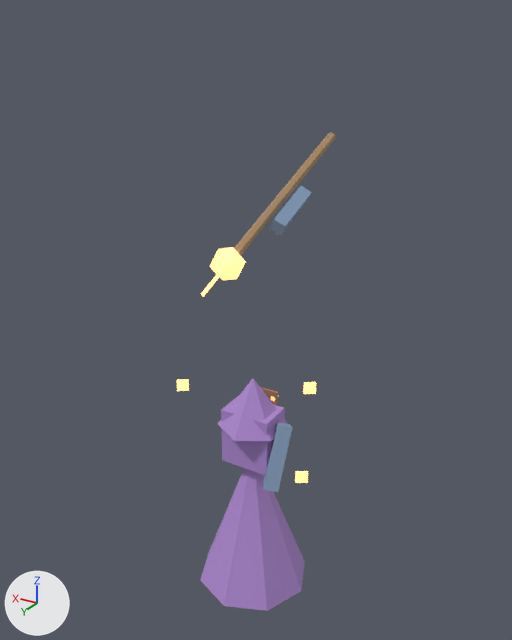
An edit to the glTF model assets/animations/wave2/stormcaller_attack.glb, drawn before and after from the same camera.
Both versions are drawn from a camera (50 mm lens) standing at (-2.67, 4.41, 4.75) and looking at (0.38, -0.68, 2.2). The lights are fixed; the arrows at lower left show +X, +Y and +Z. The first picture is the older version. Where no turn or scale is listed for an object, it has been applied to the vertices.

Before the edit, the objects in view are built like this:
```python
me_cylinder_006 = bpy.data.meshes.new('Cylinder.006')
me_cylinder_006.from_pydata(...)  # a 6-sided cylinder along z spanning x -0.04..0.04, y -0.05..0.05, z -1.05..1.05
me_cylinder_006.materials.append(mat_wood)  # brown #ad8d67
ob_arm_l = bpy.data.objects.new('arm_l', None)
ob_arm_l.parent = ob_torso
ob_arm_l.location = (-0.34, 0.0, 1.671)
ob_arm_l.rotation_euler = (0.429, 0.0, 0.0)  # degrees (25, 0, 0)
ob_arm_r = bpy.data.objects.new('arm_r', None)
ob_arm_r.parent = ob_torso
ob_arm_r.location = (0.378, 0.0, 2.651)
ob_arm_r.rotation_euler = (-1.958, 0.0, 0.0)  # degrees (-112, 0, 0)
ob_staff = bpy.data.objects.new('staff', me_cylinder_006)
ob_staff.parent = ob_arm_r
ob_staff.location = (0.0623, 0.0, -1.49)
# also in view: 'arm_r.005' at (0.3, -1.16, 3.12); 'orb' at (0.48, -0.38, 2.81); 'hood.002' at (0.0, 0.0, 1.8); 'arm_l.005' at (-0.3, 0.11, 1.43); 'robe' at (0.0, 0.0, 0.68)
```
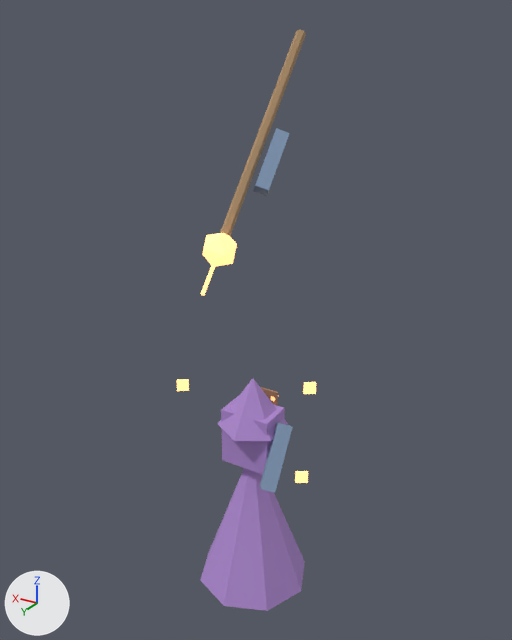
ob_arm_l is not drawn itself; it is the parent of ob_arm_l_005.
ob_arm_r is not drawn itself; it is the parent of ob_arm_r_005, ob_bolt_0, ob_bolt_1, ob_bolt_2, ob_bolt_3, ob_orb, ob_staff.

What differs and where, as boxes (x1, y1, x2, y2) in the pictures (512 x 640 px):
'staff', turned
    before: (234, 132, 335, 256)
    after: (220, 29, 306, 236)
'arm_r.005', turned
    before: (269, 186, 312, 236)
    after: (253, 128, 290, 196)
'orb', turned
    before: (209, 247, 246, 280)
    after: (202, 233, 237, 267)
'arm_l.005', turned
    before: (263, 422, 292, 492)
    after: (260, 422, 293, 493)
'bolt_0', turned
    before: (202, 276, 220, 296)
    after: (202, 266, 215, 295)
'bolt_1', turned
    before: (201, 273, 220, 297)
    after: (201, 265, 215, 294)
'bolt_3', turned
    before: (203, 274, 219, 296)
    after: (201, 265, 214, 296)
'bolt_2', turned
    before: (202, 275, 219, 296)
    after: (203, 266, 214, 296)

Edits to the bpy script that builds the scene:
```text
Change ob_arm_l:
    ob_arm_l.rotation_euler: (0.429, 0.0, 0.0) -> (0.536, 0.0, 0.0)  # degrees (25, 0, 0) -> degrees (31, 0, 0)
Change ob_arm_r:
    ob_arm_r.rotation_euler: (-1.958, 0.0, 0.0) -> (-2.447, 0.0, 0.0)  # degrees (-112, 0, 0) -> degrees (-140, 0, 0)
```
